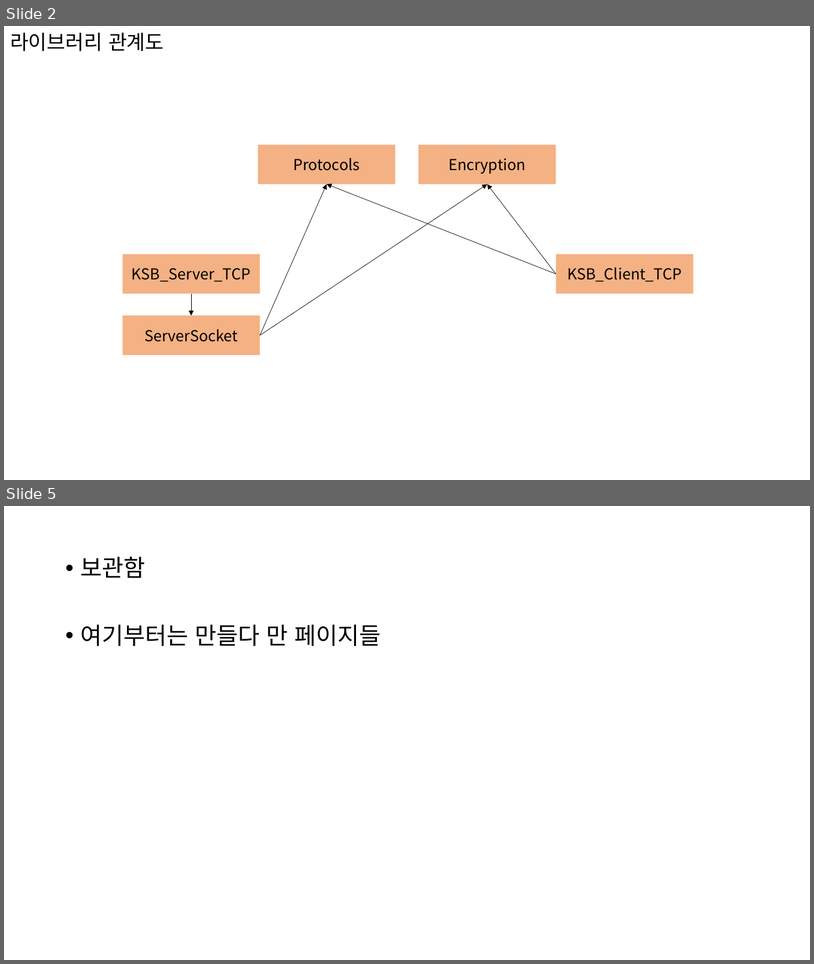
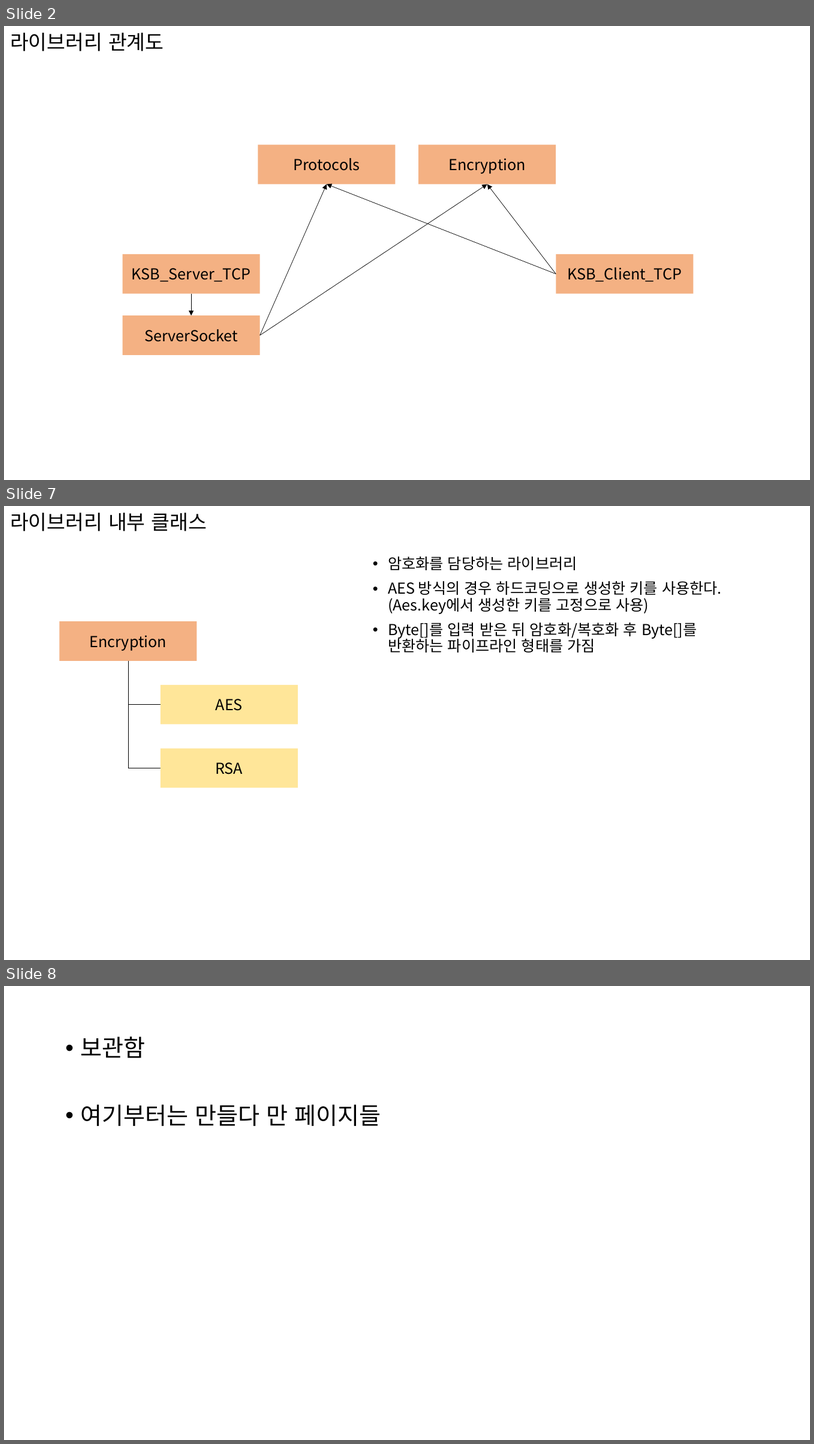
Before and after one commit to rlatjrqja/Server3, a slide deck: 서버프로그래밍.pptx. Shown one above the other, each under a label of ours: slides 2 and 5 before the commit, slides 2, 7 and 8 after it; the slides between them are not shown. The pictures are 814x964 and 814x1444 pixels, drawn with LibreOffice and Linux fonts; fonts in the diff are those of the drawing. Boxes give left, top, right and bottom in pixels: in the first picture for what was removed or moved away, otherwise in the second. Text is boxed around its words. In the diff, an @@ line names an element or a change of style, - is before the commit and + after.

```diff
--- a/서버프로그래밍.pptx
+++ b/서버프로그래밍.pptx
@@ slide 7 added at bbox=[4, 506, 810, 960], background #FFFFFF @@
@@ title added at bbox=[10, 513, 207, 531], 24 pt, text #000000 @@
+라이브러리 내부 클래스
@@ text added at bbox=[388, 556, 722, 652], 18 pt, text #000000 @@
+• 암호화를 담당하는 라이브러리
+• AES 방식의 경우 하드코딩으로 생성한 키를 사용한다.
+  (Aes.key에서 생성한 키를 고정으로 사용)
+• Byte[]를 입력 받은 뒤 암호화/복호화 후 Byte[]를 반환하는 파이프라인 형태를 가짐
@@ rectangle added at bbox=[60, 622, 197, 661], fill #F4B183, 18 pt, text #000000 @@
+Encryption
@@ elbow line added from (128, 661) to (161, 705), #000000 0.5 pt @@
@@ elbow line added from (128, 661) to (161, 768), #000000 0.5 pt @@
@@ rectangle added at bbox=[161, 684, 298, 724], fill #FFE699, 18 pt, text #000000 @@
+AES
@@ rectangle added at bbox=[161, 748, 298, 787], fill #FFE699, 18 pt, text #000000 @@
+RSA
@@ what was slide 5 is now slide 8 @@
```
Also in this commit, not shown: 2 slides changed, 2 other slides added.
